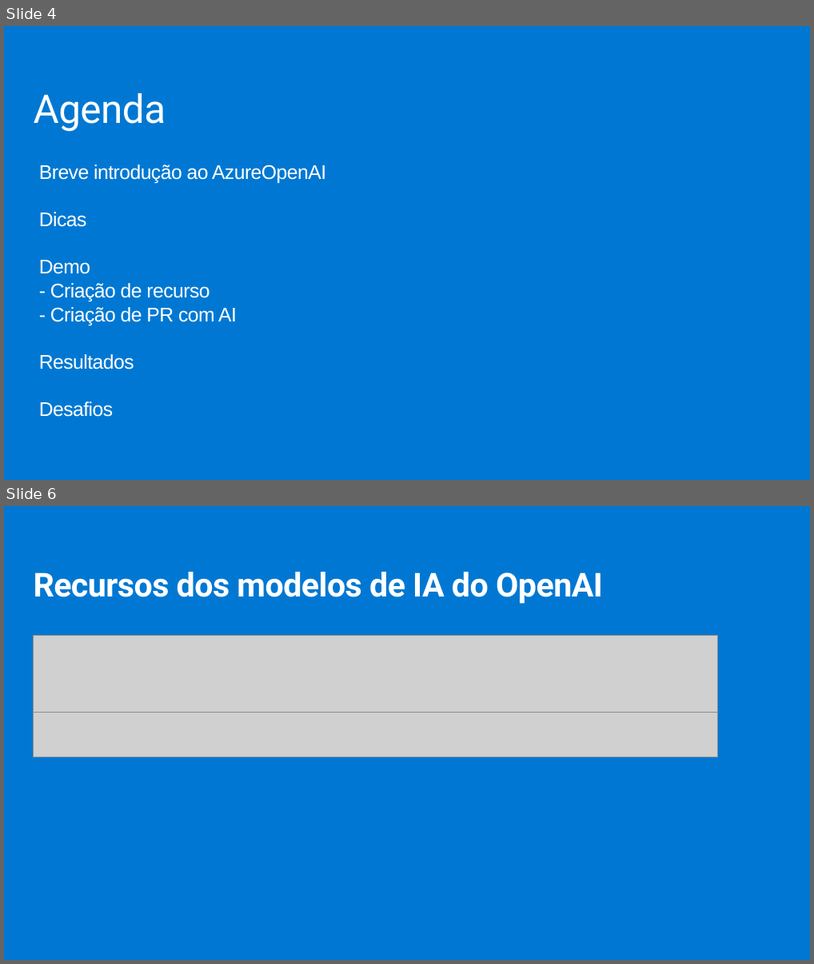
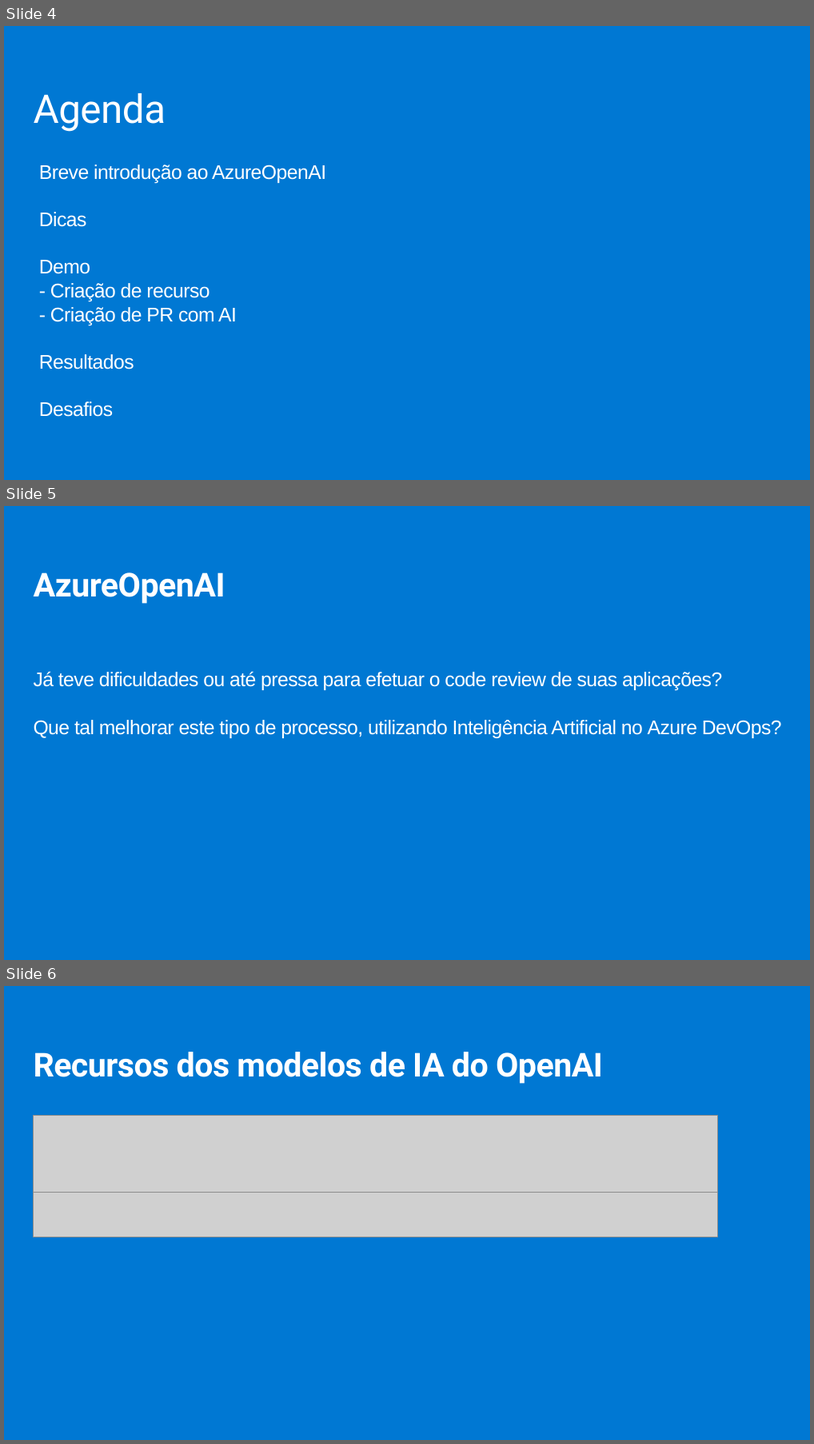
Before and after one commit to jpitapeva/azureopenai, a slide deck: AzureOpenAI.pptx. Shown one above the other, each under a label of ours: slides 4 and 6 before the commit, slides 4, 5 and 6 after it; the slides between them are not shown. The pictures are 814x964 and 814x1444 pixels, drawn with LibreOffice and Linux fonts; fonts in the diff are those of the drawing; grey boxes stand for pictures; background and template pictures are left out. Boxes give left, top, right and bottom in pixels: in the first picture for what was removed or moved away, otherwise in the second. Text is boxed around its words. In the diff, an @@ line names an element or a change of style, - is before the commit and + after.

```diff
--- a/AzureOpenAI.pptx
+++ b/AzureOpenAI.pptx
@@ slide 5 added at [4,506,810,960], background #0078D3 @@
@@ text added at [34,572,782,738], 24 pt, text #FFFFFF @@
+AzureOpenAI
+Já teve dificuldades ou até pressa para efetuar o code review de suas aplicações?
+Que tal melhorar este tipo de processo, utilizando Inteligência Artificial no Azure DevOps?
```
Also in this commit, not shown: 1 slide changed, 1 other slide added, 2 slides removed.
